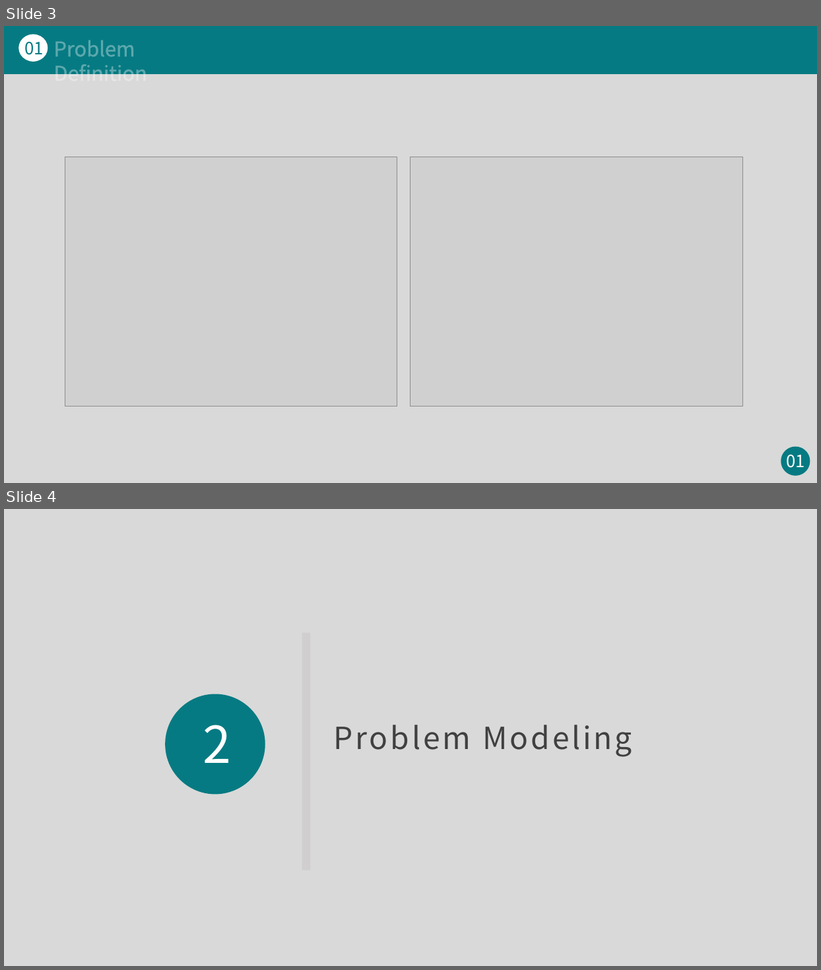
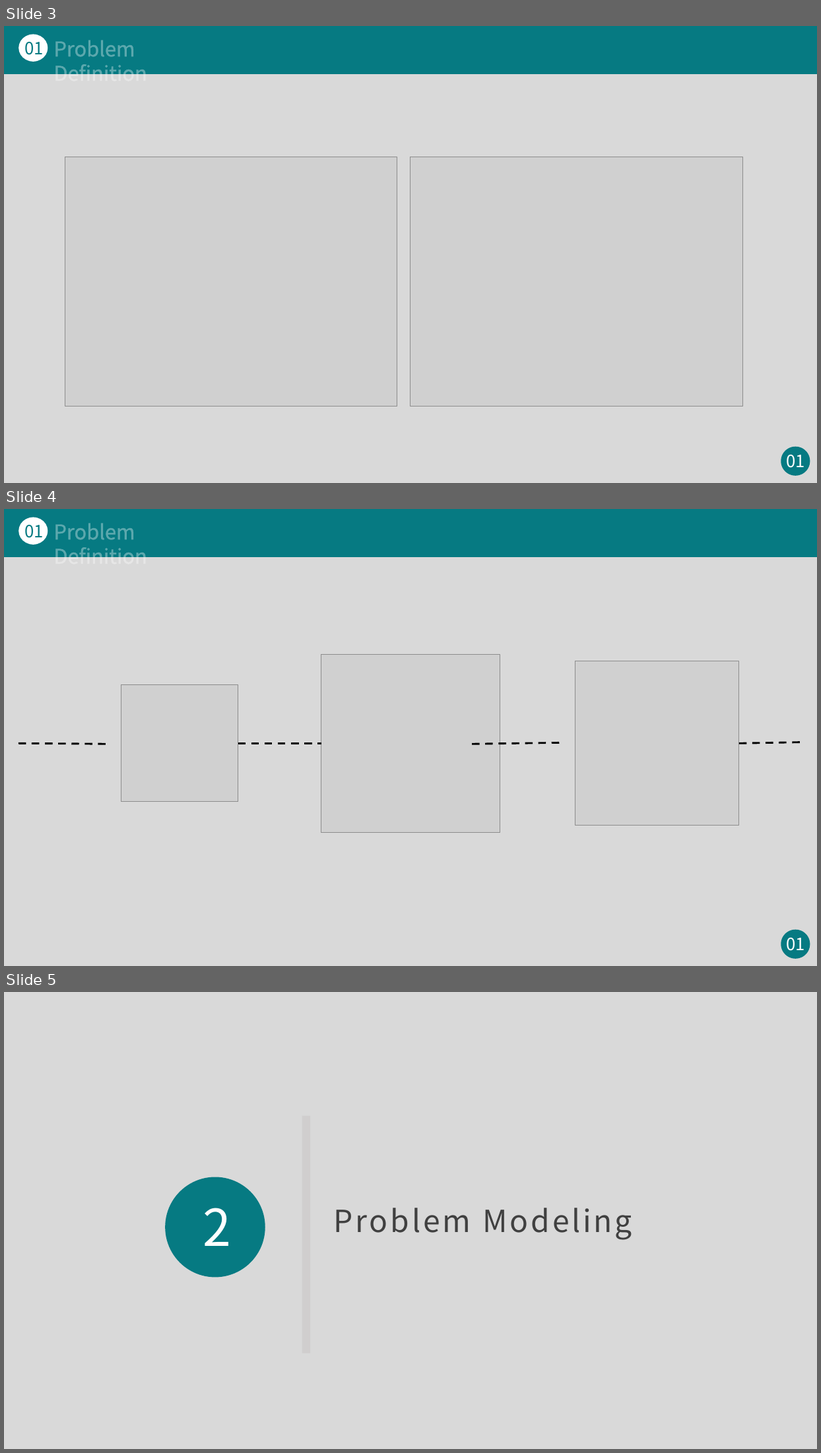
Before and after one commit to DokyeongKwon/DataStructureDesign-2018-2, a slide deck: 최단거리 화장실 검색_발표자료.pptx. Shown one above the other, each under a label of ours: slides 3 and 4 before the commit, slides 3, 4 and 5 after it. The pictures are 821x970 and 821x1453 pixels, drawn with LibreOffice and Linux fonts; fonts in the diff are those of the drawing; grey boxes stand for pictures. Boxes give left, top, right and bottom in pixels: in the first picture for what was removed or moved away, otherwise in the second. Text is boxed around its words. In the diff, an @@ line names an element or a change of style, - is before the commit and + after.

Commit message:
Proposal PPT_update
Proposal PPT_update

```diff
--- a/최단거리 화장실 검색_발표자료.pptx
+++ b/최단거리 화장실 검색_발표자료.pptx
@@ slide 4 added at bbox=[4, 509, 817, 966], background #D9D9D9 @@
@@ rectangle added at bbox=[4, 509, 817, 557], fill #067A82 @@
@@ ellipse added at bbox=[19, 518, 48, 545], fill #FFFFFF @@
@@ text added at bbox=[24, 520, 44, 542], 20 pt, text #067A82 @@
+01
@@ text added at bbox=[54, 523, 147, 569], 24 pt, text #FFFFFF @@
+Problem Definition
@@ picture added at bbox=[322, 654, 500, 832] @@
@@ picture added at bbox=[575, 661, 739, 826] @@
@@ picture added at bbox=[121, 685, 238, 802] @@
@@ line added from (19, 744) to (108, 745), #000000 2.25 pt dashed @@
@@ line added from (238, 744) to (322, 744), #000000 2.25 pt dashed @@
@@ line added from (472, 745) to (563, 743), #000000 2.25 pt dashed @@
@@ line added from (739, 744) to (803, 743), #000000 2.25 pt dashed @@
@@ ellipse added at bbox=[781, 930, 811, 959], fill #067A82 @@
@@ text added at bbox=[786, 938, 805, 951], 20 pt, text #FFFFFF @@
+01
@@ what was slide 4 is now slide 5 @@
```
